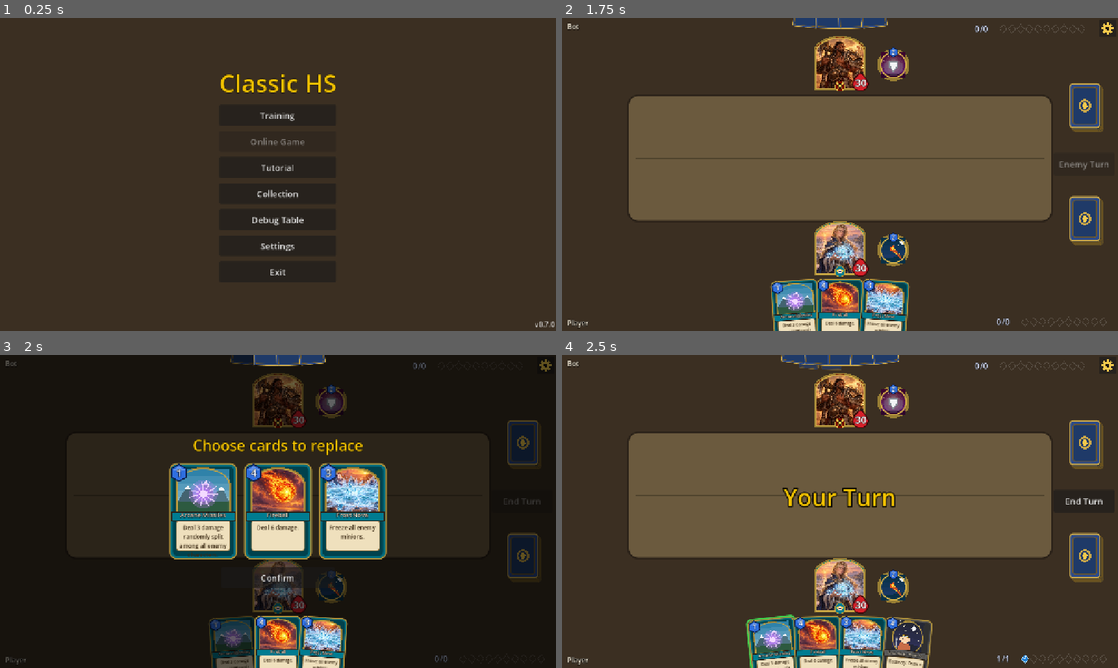
Above: before the commit, frames 1-4 (two rows, left to right).
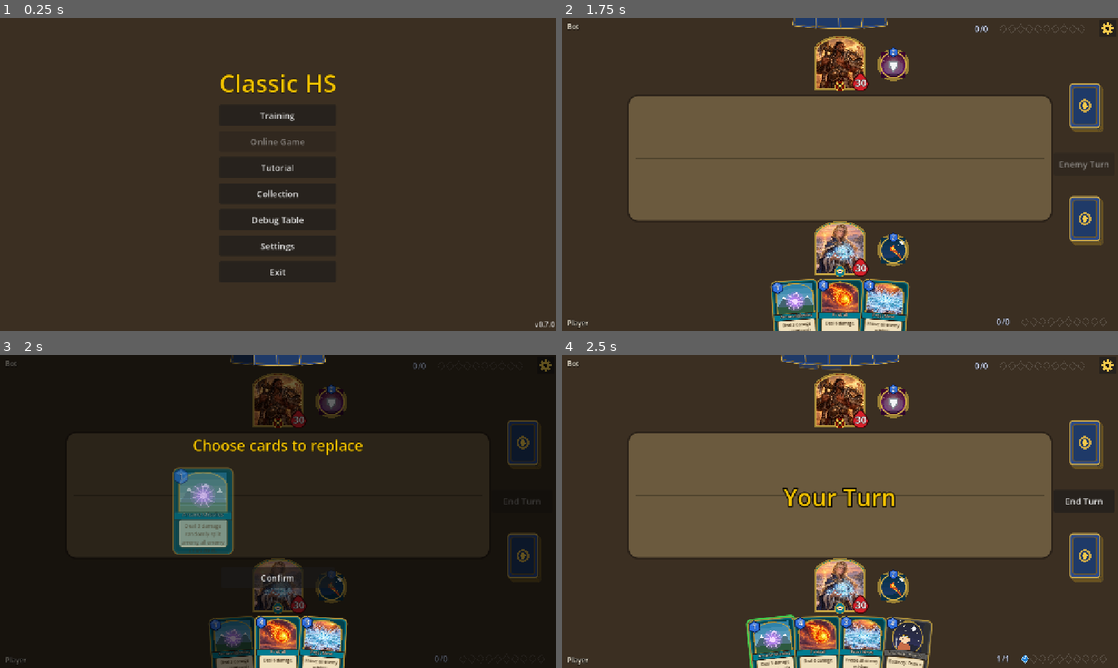
Above: after the commit, the same moments.

Repository: pycz2/classichs
Game: Godot game, scene res://ui/main.tscn
Two runs of this game, one before a commit and one after it. Both use one fixed random seed, a clock stepped at 60 frames per second and the inputs below.
Inputs:
- Up to frame 1 (0.25 s): no input
- Up to frame 2 (1.75 s): click "Training" at 0.5 s; click "Play" at 1.25 s
- Up to frame 3 (2 s): no input
- Up to frame 4 (2.5 s): click "Confirm" at 2 s

Frames 1-2 are identical in both runs. In frame 3, 11% of the frame differs, in the area x 30-70%, y 34-66%; in frame 4, nothing differs.

Commit message:
Animations: mulligan cards come out one by one and replaced ones fly back to the deck, speech bubbles pop and the hero talks, minions returned to the hand turn into cards in place, damage splashes
Co-Authored-By: Claude Opus 5.5 <noreply@anthropic.com>

Diff:
--- a/ui/match_view.gd
+++ b/ui/match_view.gd
@@ -229,6 +229,17 @@
 	add_child(bubble)
 	_bubbles[p] = bubble
 	Sound.speak(text)
+	if not Anim.instant and is_inside_tree():
+		bubble.pivot_offset = Vector2(160, 30)
+		bubble.scale = Vector2(0.3, 0.3)
+		bubble.create_tween().tween_property(bubble, "scale", Vector2.ONE, Anim.d(0.22)).set_trans(Tween.TRANS_BACK).set_ease(Tween.EASE_OUT)
+		var hero: EntityView = _views.get(g.hero(p).id)
+		if hero:  # the hero "talks"
+			hero.pivot_offset = hero.size / 2.0
+			var tw := hero.create_tween()
+			for i in 3:
+				tw.tween_property(hero, "scale", Vector2(1.05, 0.96), Anim.d(0.09))
+				tw.tween_property(hero, "scale", Vector2.ONE, Anim.d(0.09))
 	if is_inside_tree():
 		var tw := create_tween()
 		tw.tween_interval(2.5 if tutorial == null else 4.5)
@@ -755,12 +766,12 @@
 			var s0 := 1.0
 			if not _laid_out:
 				pass
-			elif spec.kind == "hand":
+			elif from.has(id):  # a minion returned to the hand, a card that became a minion
+				start = from[id] - v.size / 2.0
+				s0 = 0.9
+			elif spec.kind == "hand":  # drawn from the deck
 				start = (_piles[0] if spec.own else _piles[1]).top() - v.pivot_offset * (1.0 - 0.6)
 				s0 = 0.6
-			elif from.has(id):
-				start = from[id] - v.size / 2.0
-				s0 = 0.9
 			else:
 				s0 = 0.3
 				start = spec.pos + v.size * 0.35
@@ -1239,6 +1250,12 @@
 		at = old[id]
 	else:
 		return
+	if not Anim.instant:
+		var splash := _Orb.new()
+		splash.color = Color(color, 0.85)
+		splash.position = at
+		_fx.add_child(splash)
+		splash.burst()
 	var l := Palette.label(text, 30, color)
 	l.position = at - Vector2(20, 20)
 	l.mouse_filter = Control.MOUSE_FILTER_IGNORE
@@ -1356,20 +1373,39 @@
 	_overlay.name = "Mulligan"
 	var row := _card_row(box)
 	var marked := {}
-	for e in g.players[p].hand:
-		var cv := CardView.make(e.card_id, 1.3)
-		cv.show_entity(e, g)
+	var views := []
+	var hand := g.players[p].hand
+	for i in hand.size():
+		var cv := CardView.make(hand[i].card_id, 1.3)
+		cv.show_entity(hand[i], g)
+		cv.pivot_offset = cv.size / 2.0
 		cv.clicked.connect(func(v):
 			v.marked = not v.marked
 			marked[v.entity_id] = v.marked
+			v.modulate = Color(0.6, 0.6, 0.6) if v.marked else Color.WHITE
 			v.queue_redraw())
 		row.add_child(cv)
+		views.append(cv)
+		if not Anim.instant:  # the cards come out one after another
+			cv.scale = Vector2(0.2, 0.2)
+			cv.modulate.a = 0.0
+			var tw := cv.create_tween().set_parallel()
+			tw.tween_property(cv, "scale", Vector2.ONE, Anim.d(0.35)).set_delay(Anim.d(0.12 * i)).set_trans(Tween.TRANS_BACK).set_ease(Tween.EASE_OUT)
+			tw.tween_property(cv, "modulate:a", 1.0, Anim.d(0.2)).set_delay(Anim.d(0.12 * i))
 	_centered_button(box, tr("Confirm"), "Confirm", func():
 		var ids: Array = []
 		for id in marked:
 			if marked[id]:
 				ids.append(id)
 		ids.sort()
+		if not Anim.instant and not ids.is_empty():  # replaced cards fly back into the deck
+			for cv in views:
+				if marked.get(cv.entity_id, false):
+					var tw: Tween = cv.create_tween().set_parallel()
+					tw.tween_property(cv, "scale", Vector2(0.3, 0.3), Anim.d(0.35))
+					tw.tween_property(cv, "modulate:a", 0.0, Anim.d(0.35))
+					tw.tween_property(cv, "global_position", TableLayout.OWN_DECK, Anim.d(0.35))
+			await _wait(0.4)
 		_close_overlay()
 		controller.submit({"type": "mulligan", "player": p, "replace": ids}))
 
